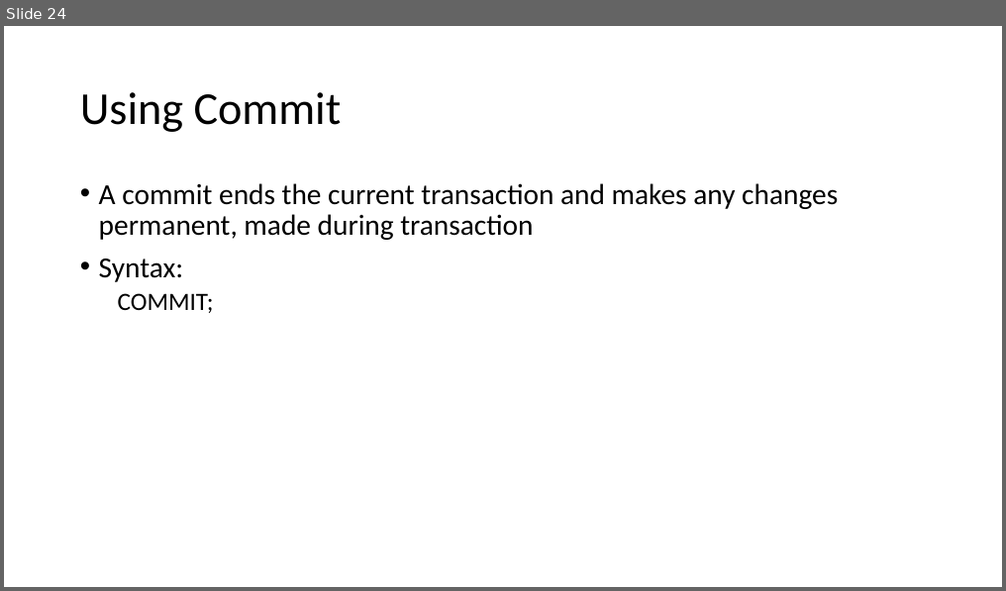
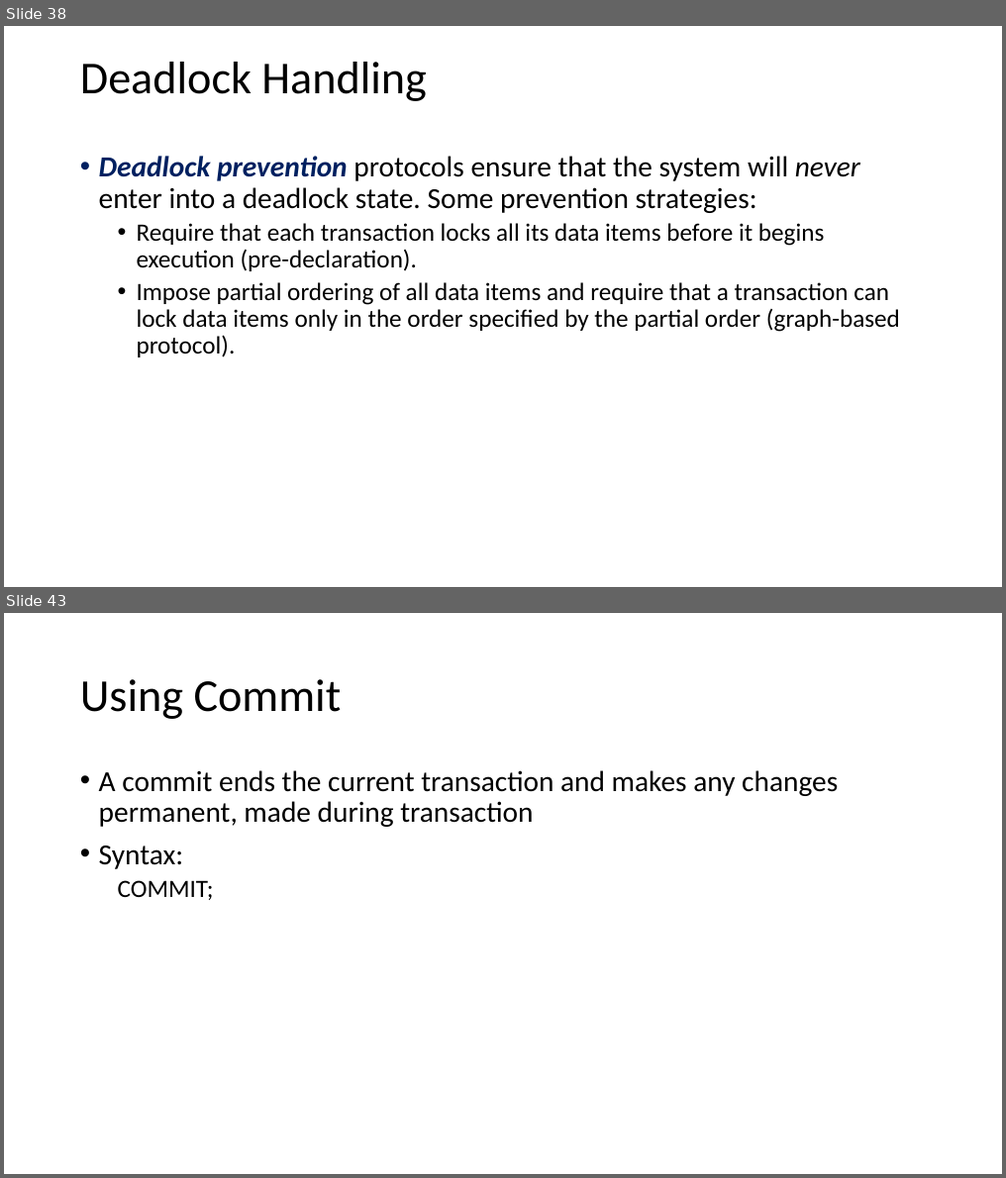
Before and after one commit to rahulgotrekiya/clg-backup, a slide deck: rdbms/SQL Plus/RDBMS_Sem-1/Unit-5/Transaction.pptx. Shown one above the other, each under a label of ours: slide 24 before the commit, slides 38 and 43 after it; the slides between them are not shown. The pictures are 1006x591 and 1006x1178 pixels, drawn with LibreOffice and Linux fonts; fonts in the diff are those of the drawing. Boxes give left, top, right and bottom in pixels: in the first picture for what was removed or moved away, otherwise in the second. Text is boxed around its words. In the diff, an @@ line names an element or a change of style, - is before the commit and + after.

```diff
--- a/rdbms/SQL Plus/RDBMS_Sem-1/Unit-5/Transaction.pptx
+++ b/rdbms/SQL Plus/RDBMS_Sem-1/Unit-5/Transaction.pptx
@@ slide 38 added at (4, 26, 1002, 587), background #FFFFFF @@
@@ title added at (80, 62, 427, 101), 44 pt, text #000000 @@
+Deadlock Handling
@@ text added at (99, 156, 900, 358), 24 pt, text #000000 @@
+• Deadlock prevention protocols ensure that the system will never enter into a deadlock state. Some prevention strategies:
+  • Require that each transaction locks all its data items before it begins execution (pre-declaration).
+  • Impose partial ordering of all data items and require that a transaction can lock data items only in the order specified by the partial order (graph-based protocol).
@@ what was slide 24 is now slide 43 @@
```
Also in this commit, not shown: 25 other slides added, 1 slide removed, 36 other files.
